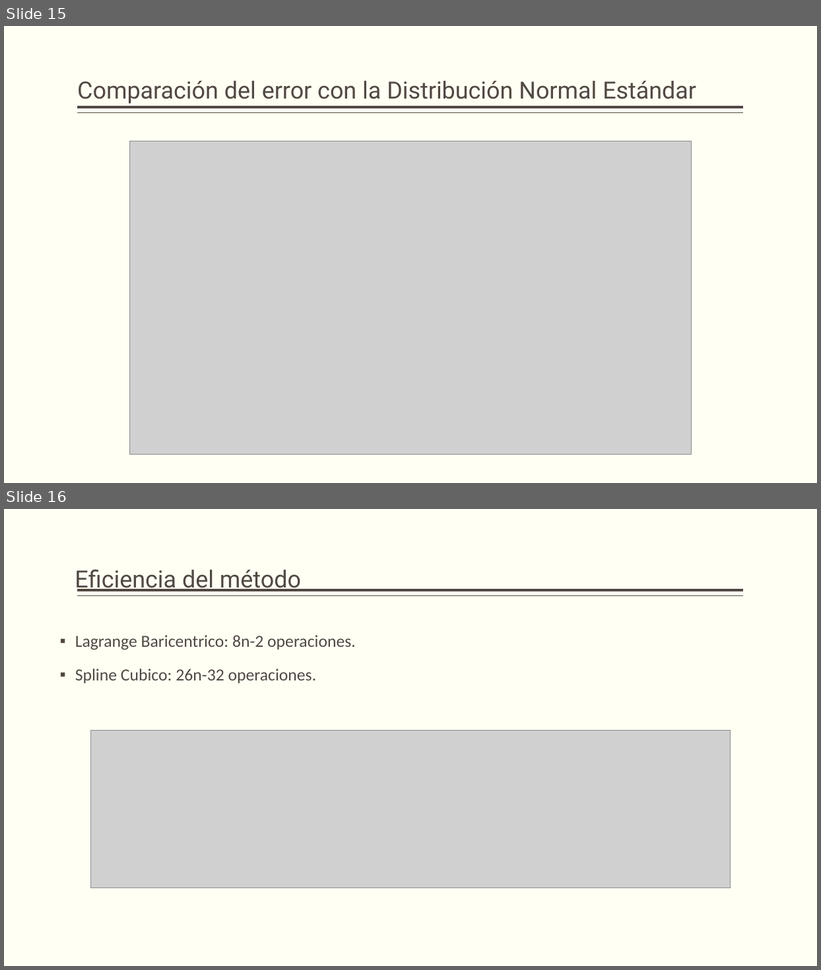
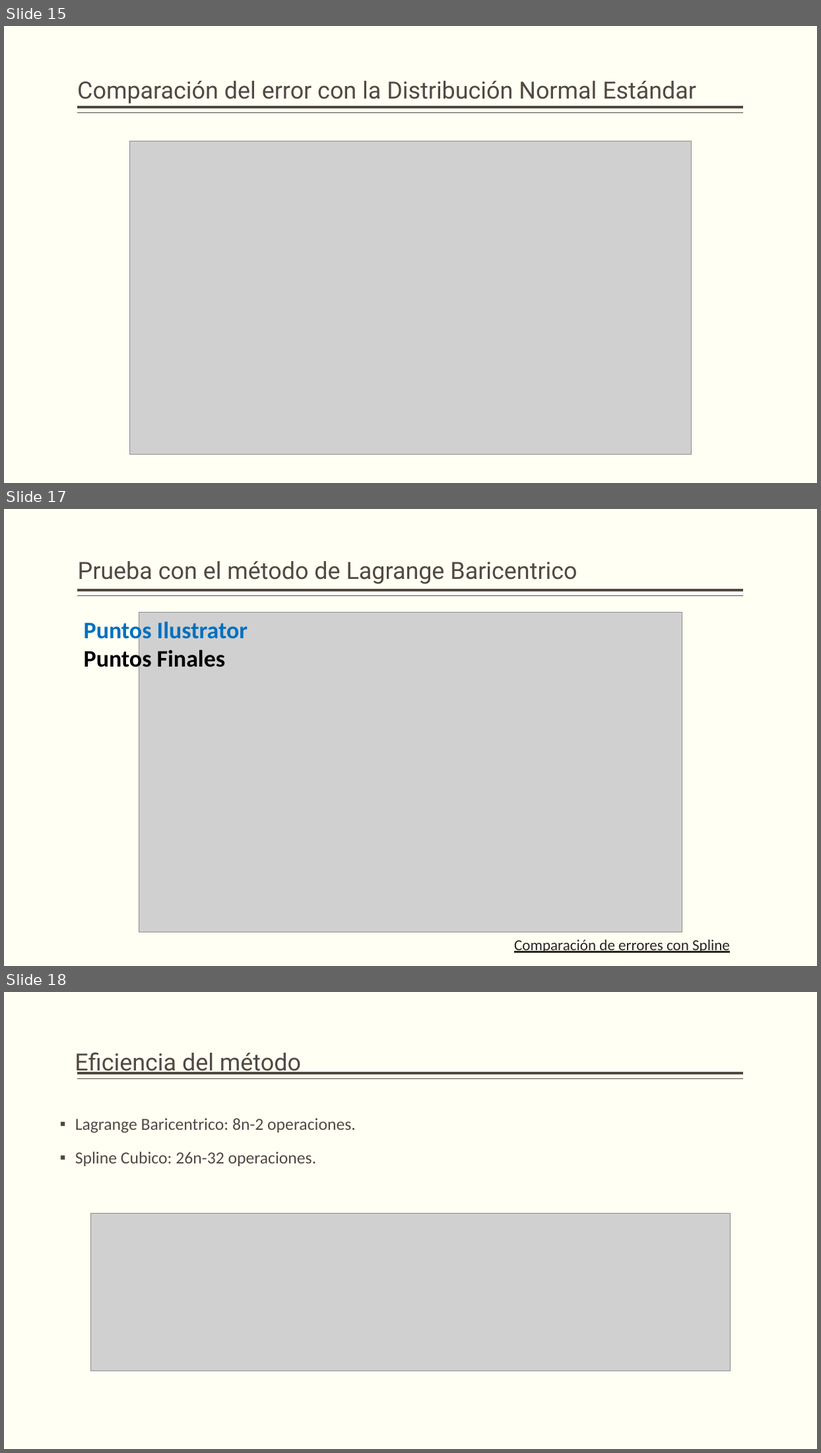
Before and after one commit to SergioMejia2/AnaNum1910, a slide deck: Talleres/Iinterpolacion Perro/Presentacion/Proyecto Interpolación.pptx. Shown one above the other, each under a label of ours: slides 15 and 16 before the commit, slides 15, 17 and 18 after it; the slides between them are not shown. The pictures are 821x970 and 821x1453 pixels, drawn with LibreOffice and Linux fonts; fonts in the diff are those of the drawing; grey boxes stand for pictures. Boxes give left, top, right and bottom in pixels: in the first picture for what was removed or moved away, otherwise in the second. Text is boxed around its words. In the diff, an @@ line names an element or a change of style, - is before the commit and + after.

```diff
--- a/Talleres/Iinterpolacion Perro/Presentacion/Proyecto Interpolación.pptx
+++ b/Talleres/Iinterpolacion Perro/Presentacion/Proyecto Interpolación.pptx
@@ slide 17 added at [4,509,817,966], background #FFFFF3; not listed: 2 template elements that a slide beside it also shows @@
@@ title added at [78,561,577,584], 28 pt, text #514843 @@
+Prueba con el método de Lagrange Baricentrico
@@ text added at [84,619,248,673], 28 pt, text #0070C0, bold @@
+Puntos Ilustrator
+Puntos Finales
@@ picture added at [139,612,682,932] @@
@@ text added at [514,940,730,953], 18 pt, text #282422, underline @@
+Comparación de errores con Spline
@@ what was slide 16 is now slide 18 @@
```
Also in this commit, not shown: 2 slides changed, 1 other slide added, 3 other files.
